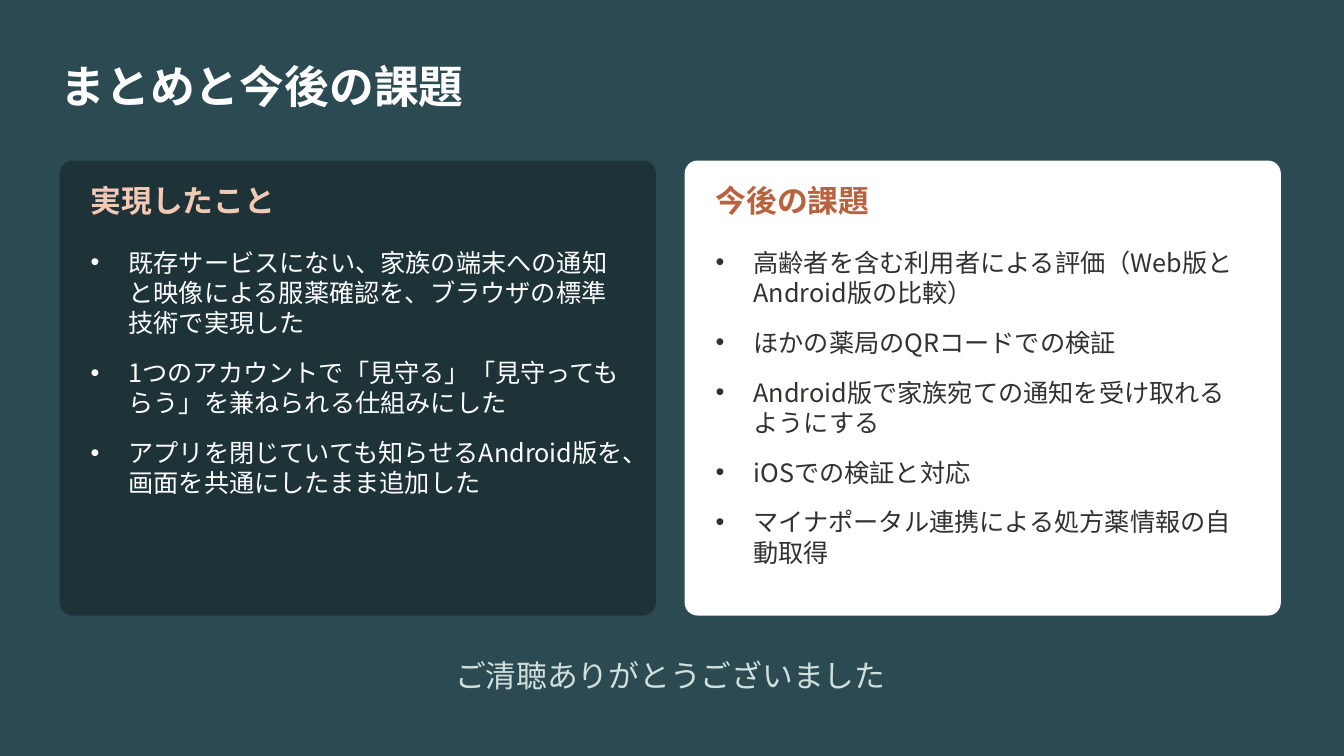
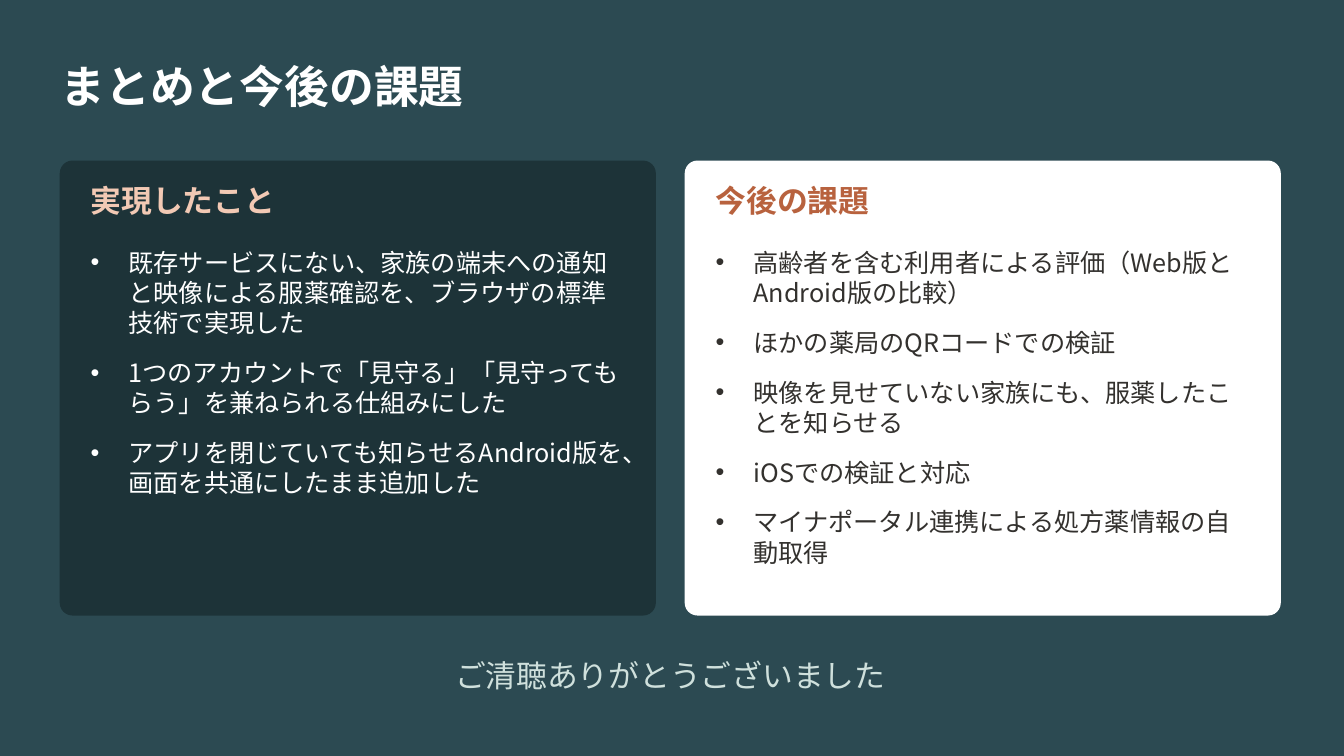
Before and after one commit to zono-NISHI/medi-watch, a slide deck: slide 13 of docs/卒論(参考資料)/最新の卒論、要旨、パワポ/2370354_西薗正彦_卒業論文発表.pptx. Drawn at 1344x756 pixels with LibreOffice and Linux fonts; fonts in the diff are those of the drawing. Boxes give left, top, right and bottom in pixels: in the first picture for what was removed or moved away, otherwise in the second. Text is boxed around its words. In the diff, an @@ line names an element or a change of style, - is before the commit and + after.

```diff
--- a/docs/卒論(参考資料)/最新の卒論、要旨、パワポ/2370354_西薗正彦_卒業論文発表.pptx
+++ b/docs/卒論(参考資料)/最新の卒論、要旨、パワポ/2370354_西薗正彦_卒業論文発表.pptx
@@ text at box(753, 381, 1231, 434): text changed @@
-• Android版で家族宛ての通知を受け取れるようにする
+• 映像を見せていない家族にも、服薬したことを知らせる
```
Also in this commit, not shown: 3 other slides changed, 7 other files.
